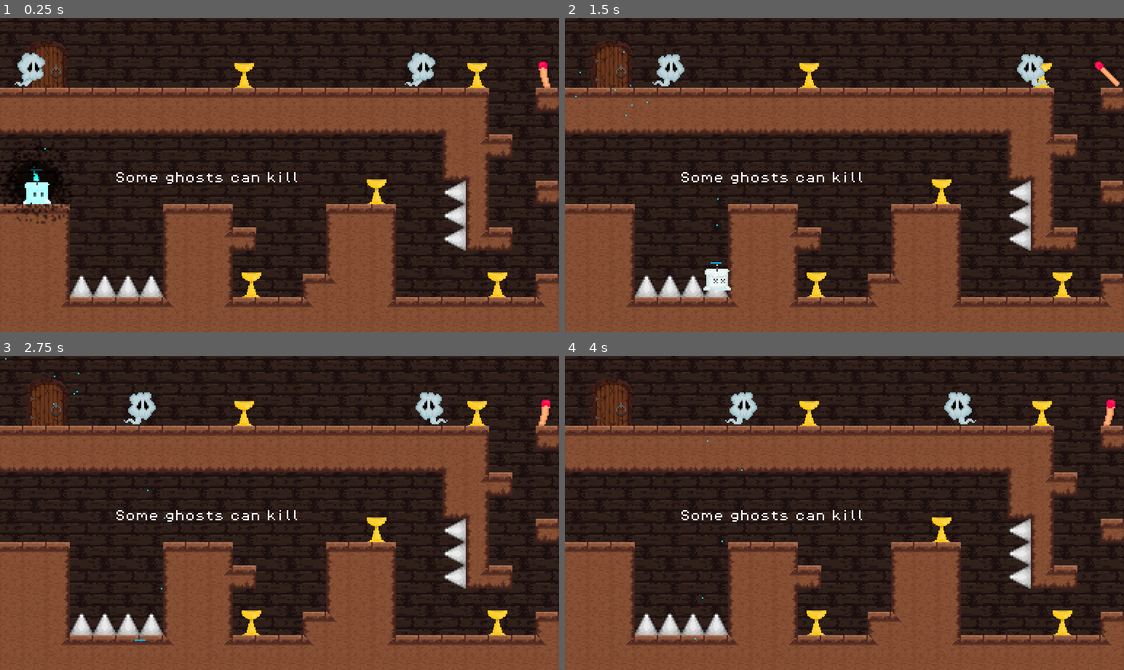
Above: before the commit, frames 1-4 (two rows, left to right).
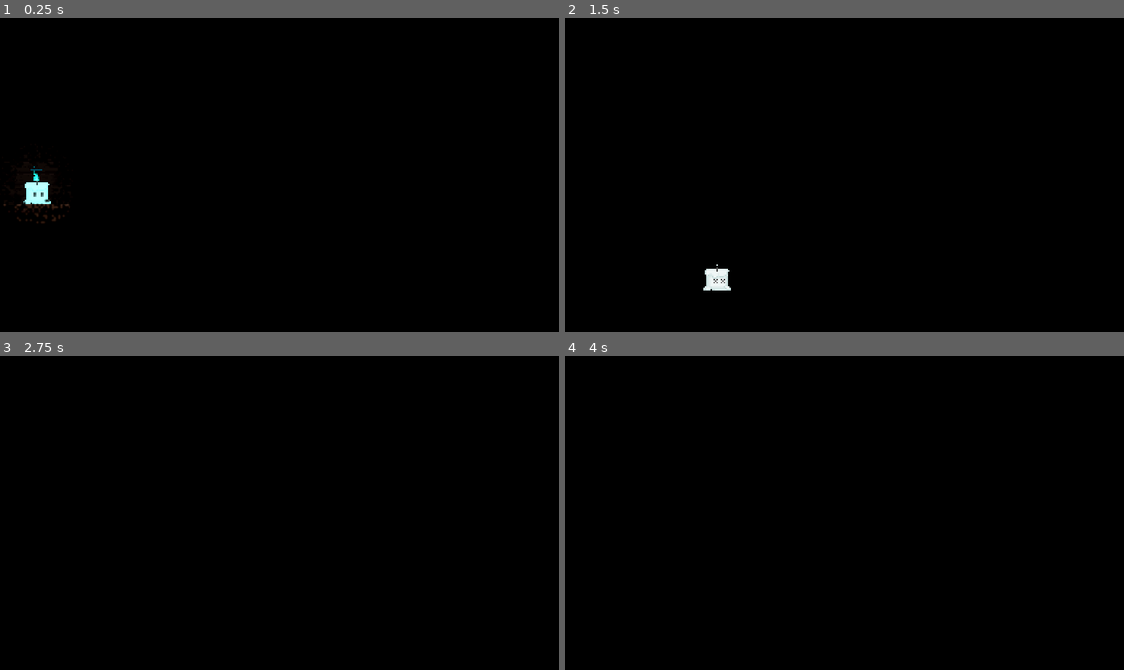
Above: after the commit, the same moments.

Repository: UlricBon/Unseen-Forces
Game: Godot game, scene res://Scene/level3.tscn
Same seed, same stepped clock (60 frames per second), same inputs: the game is played once before the commit and once after it. This scene is started directly instead of the project's main scene.
Inputs:
- Up to frame 1 (0.25 s): no input
- Up to frame 2 (1.5 s): hold D (Right) from 0.53 s (still down); tap E (Enter) at 0.6 s; tap W (Jump) at 0.77 s; tap Space (Interact) at 1.35 s
- Up to frame 3 (2.75 s): tap W (Jump) at 1.52 s; release D (Right) at 2.03 s; hold A (Left) from 2.03 s (still down); tap E (Enter) at 2.1 s
- Up to frame 4 (4 s): release A (Left) at 2.78 s; hold D (Right) from 2.78 s (still down); tap Space (Interact) at 2.85 s; tap W (Jump) at 3.02, 3.77 s; tap E (Enter) at 3.6 s

The runs differ from the first frame. In frame 1, 99% of the frame differs, in the area x 0-100%, y 0-100%; in frame 2, 100%; in frame 3, 100%; in frame 4, 100%.

Commit message:
death, pickup sfx, level 3 & 4 changes

Diff:
--- a/Scene/level3.tscn
+++ b/Scene/level3.tscn
@@ -1524,7 +1524,6 @@
 position = Vector2(-278, -149)
 
 [node name="CanvasModulate" type="CanvasModulate" parent="."]
-visible = false
 color = Color(0, 0, 0, 1)
 
 [node name="Torch" type="Node" parent="."]
--- a/Scene/level4.tscn
+++ b/Scene/level4.tscn
@@ -1609,13 +1609,12 @@
 
 [node name="Label" type="Label" parent="."]
 z_index = 100
-offset_left = -289.0
-offset_top = -182.0
-offset_right = -228.0
-offset_bottom = -141.0
+offset_left = -298.0
+offset_top = -187.0
+offset_right = -237.0
+offset_bottom = -146.0
 theme_override_fonts/font = ExtResource("13_bfkoy")
 theme_override_font_sizes/font_size = 8
 text = "Some
-enemies
 can slow
-you"
+you down"
Not shown, added: assets/sfx/burnout.wav.import
Not shown, added: assets/sfx/death.wav
Not shown, added: assets/sfx/pickup_match.wav
